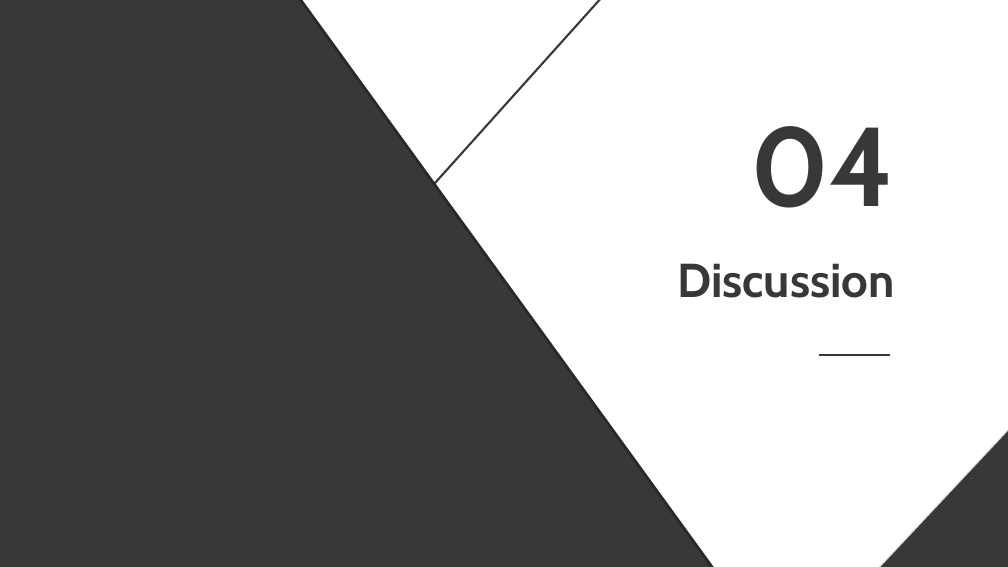
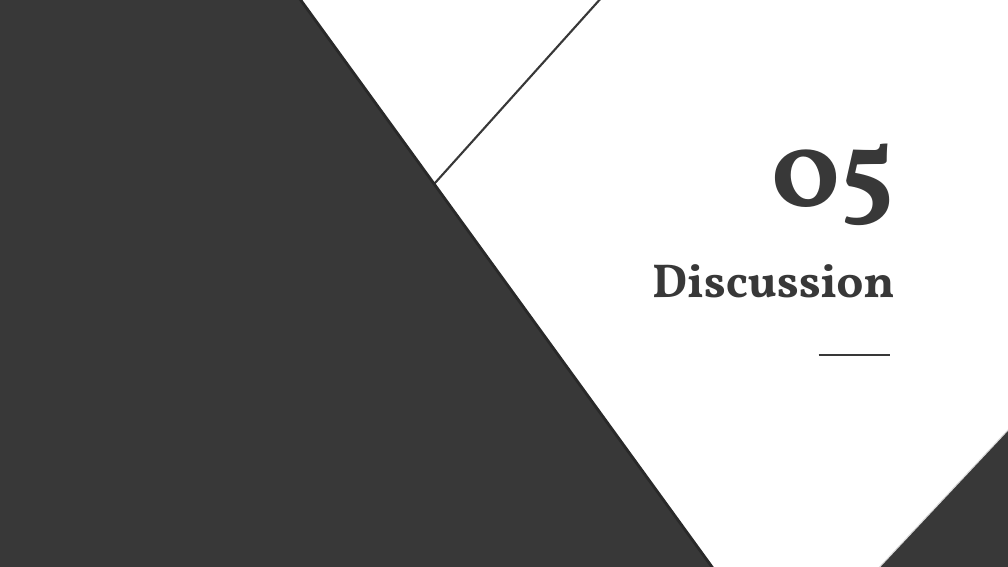
Before and after one commit to theabc50111/DL2021_final_dmlab_HCT_nccu, a slide deck: slide 20 of New_DL_final.pptx (slide 14 before the commit). Drawn at 1008x567 pixels with LibreOffice and Linux fonts; fonts in the diff are those of the drawing. Boxes give left, top, right and bottom in pixels: in the first picture for what was removed or moved away, otherwise in the second. Text is boxed around its words. In the diff, an @@ line names an element or a change of style, - is before the commit and + after.

```diff
--- a/New_DL_final.pptx
+++ b/New_DL_final.pptx
@@ title at bbox=[772, 143, 895, 225]: text changed; font Cabin to Vollkorn @@
-04
+05
@@ title "Discussion" at bbox=[652, 264, 895, 298]: font Cabin to Vollkorn @@
```
Also in this commit, not shown: 18 other slides changed, 4 slides added.
